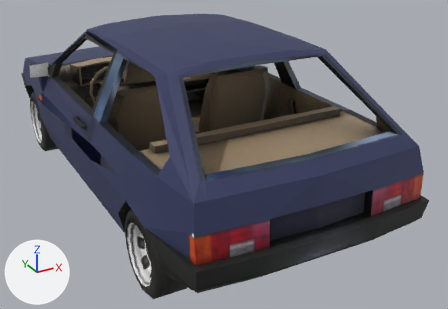
The OBJ model resources/levels/testing/testcar.obj, before and after one commit.
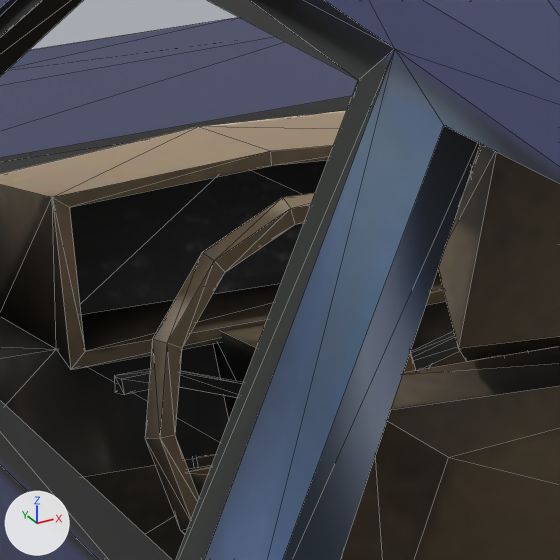
There are two pictures of each version: one whole from a 50 mm lens placed at (-1.789, -3.825, 2.194), pointed at (0.27, -0.081, 0.322), one close up on the part from 16% to 30% of the width and 14% to 35% of the height. The lights are fixed; the arrows at lower left show +X, +Y and +Z. The older version's two pictures come first. The close-ups show mesh edges as thin lines. Where no turn or scale is listed for an object, it has been applied to the vertices. Vertices at exactly the same position are counted once.

In view in the first close-up: 'wheel3'.
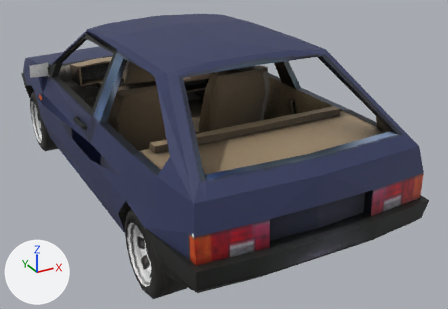
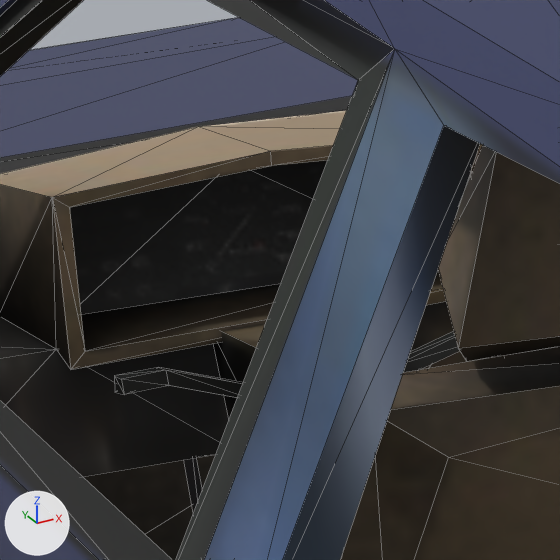
Changed parts and their boxes [x1, y1, x2, y2] in the close-ups (560 x 560 px):
part 1 of me_wheel3, deleted
    before: [145, 193, 529, 534]
part 2 of me_wheel3, cut back
    before: [188, 323, 416, 497]
    after: [218, 323, 266, 382]

Diff of the bpy script that builds the scene:
```diff
--- a/resources/levels/testing/testcar.obj.py
+++ b/resources/levels/testing/testcar.obj.py
@@ me_wheel3 @@
 # used by ob_wheel3; location = (0.0, 0.0, 0.0)
-me_wheel3.from_pydata(...)  # 1527 vertices, 2904 faces; spans x -0.9..0.9, y -1.69..2.17, z 0.01..1.33
+me_wheel3.from_pydata(...)  # 1431 vertices, 2722 faces; spans x -0.9..0.9, y -1.69..2.17, z 0.01..1.33
+# me_wheel3 part 1: the loose piece of 70 vertices spanning x -0.53..-0.15, y 0.5..0.59, z 0.56..0.92 is deleted
+# me_wheel3 part 2
+# 26 vertices are removed from x -0.51..-0.18, y 0.53..0.61, z 0.67..0.79
+# 47 faces are deleted
+# 5 new faces join them
 me_wheel3.materials.append(mat_материал_001)
```
